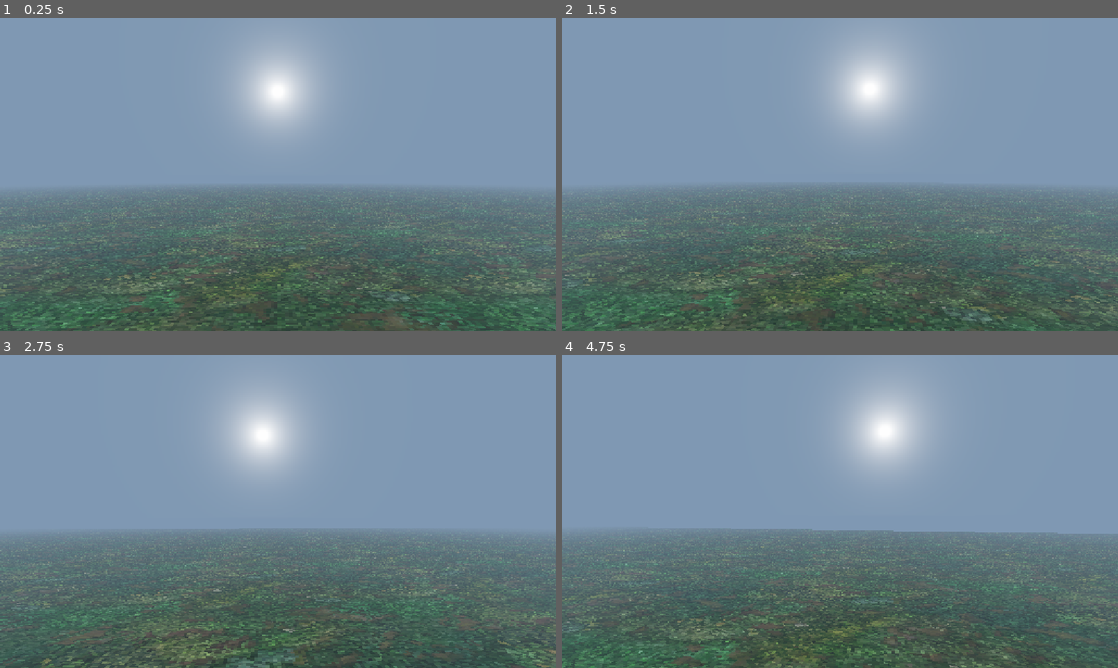
Above: before the commit, frames 1-4 (two rows, left to right).
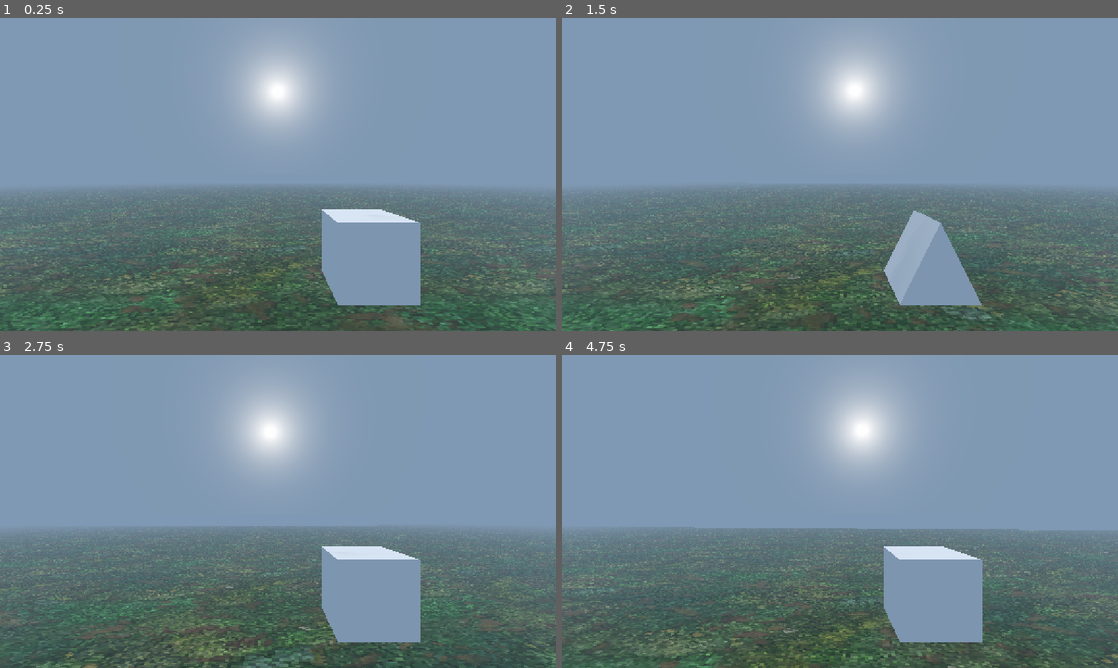
Above: after the commit, the same moments.

Repository: DougHigashi/godot-fps
Game: Godot game, scene res://Scenes/World.tscn
Same seed, same stepped clock (60 frames per second), same inputs: the game is played once before the commit and once after it.
Inputs (mouse positions are in pixels of both pictures, inside the frame that each line leads up to):
- Up to frame 1 (0.25 s): no input
- Up to frame 2 (1.5 s): tap Enter at 0.5 s; move the mouse to (867, 174) at 0.52 s; hold W (move_forwards) from 0.53 s (still down); tap 1 at 0.6 s; tap 2 at 0.8, 1.35 s; move the mouse to (812, 174) at 1.27 s
- Up to frame 3 (2.75 s): keep holding W (move_forwards); tap 3 at 1.55, 2.1 s; move the mouse to (289, 505) at 2.02 s; tap 1 at 2.3 s
- Up to frame 4 (4.75 s): keep holding W (move_forwards); move the mouse to (834, 517) at 2.77 s; tap Shift (sprint) at 2.85 s; tap 2 at 3.05, 4.35 s; move the mouse to (878, 514) at 3.52 s; tap 1 at 3.6, 4.55 s; tap 3 at 3.8 s; move the mouse to (795, 508) at 4.27 s

The runs differ from the first frame. In frame 1, 5.1% of the frame differs, in the area x 57-76%, y 61-92%; in frame 2, 12%; in frame 3, 12%; in frame 4, 15%, in the area x 0-100%, y 14-100%.

Commit message:
Adding weapons manager

Diff:
--- a/Scenes/World.tscn
+++ b/Scenes/World.tscn
@@ -8,7 +8,7 @@
 [sub_resource type="NavigationMesh" id=3]
 vertices = PoolVector3Array( -37.0256, 1.4, -48.7927, -48.7256, 1.4, -48.7927, -48.7256, 1.4, -36.7927, -37.0256, 1.4,  …(3484 unchanged characters)…
 polygons = [ PoolIntArray( 2, 1, 0 ), PoolIntArray( 5, 4, 3 ), PoolIntArray( 7, 6, 8 ), PoolIntArray( 8, 6, 9 ), PoolIn …(1968 unchanged characters)…
-agent/radius = 0.91
+agent_radius = 0.91
 
 [sub_resource type="ProceduralSky" id=4]
 sky_top_color = Color( 0.501961, 0.6, 0.701961, 1 )
@@ -59,7 +59,6 @@
 transform = Transform( 1, 0, 0, 0, 1, 0, 0, 0, 1, 0.0744305, 1.90735e-06, 0.00730515 )
 mesh = SubResource( 2 )
 skeleton = NodePath("../..")
-material/0 = null
 
 [node name="StaticBody" type="StaticBody" parent="Enviroment/Ground"]
 
--- a/project.godot
+++ b/project.godot
@@ -89,6 +89,7 @@
 
 3d_physics/layer_1="Enviroment"
 3d_physics/layer_2="Characters"
+3d_physics/layer_3="hitboxes"
 
 [physics]
 
--- a/src/characters/player/Player.gd
+++ b/src/characters/player/Player.gd
@@ -1,9 +1,17 @@
 extends KinematicBody
+
+var hotkeys = {
+	KEY_1: 0,
+	KEY_2: 1,
+	KEY_3: 2,
+}
 
 export var mouse_sens = 0.15
 
 onready var camera = $Camera
 onready var character_mover = $CharacterMover
+
+onready var  weapon_manager = $Camera/WeaponManager
 
 func _ready():
 	Input.set_mouse_mode(Input.MOUSE_MODE_CAPTURED)
@@ -32,3 +40,11 @@
 		rotation_degrees.y -= mouse_sens * event.relative.x
 		camera.rotation_degrees.x -= mouse_sens * event.relative.y
 		camera.rotation_degrees.x = clamp(camera.rotation_degrees.x, -90, 90)
+	if event is InputEventKey and event.pressed:
+		if event.scancode in hotkeys:
+			weapon_manager.switch_to_weapon_slot(hotkeys[event.scancode])
+	if event is InputEventMouseButton and event.pressed:
+		if event.button_index == BUTTON_WHEEL_DOWN:
+			weapon_manager.switch_to_next_weapon()
+		if event.button_index == BUTTON_WHEEL_UP:
+			weapon_manager.switch_to_last_weapon()
--- a/src/characters/player/Player.tscn
+++ b/src/characters/player/Player.tscn
@@ -1,15 +1,21 @@
-[gd_scene load_steps=4 format=2]
+[gd_scene load_steps=8 format=2]
 
 [ext_resource path="res://src/characters/player/Player.gd" type="Script" id=1]
 [ext_resource path="res://src/characters/CharacterMover.gd" type="Script" id=2]
+[ext_resource path="res://src/characters/player/WeaponManager.gd" type="Script" id=3]
 
 [sub_resource type="CapsuleShape" id=1]
 radius = 0.5
 
+[sub_resource type="CubeMesh" id=2]
+
+[sub_resource type="PrismMesh" id=3]
+
+[sub_resource type="SphereMesh" id=4]
+
 [node name="Player" type="KinematicBody"]
 collision_layer = 3
 script = ExtResource( 1 )
-mouse_sens = 0.3
 
 [node name="CollisionShape" type="CollisionShape" parent="."]
 transform = Transform( 1, 0, 0, 0, -4.37114e-08, -1, 0, 1, -4.37114e-08, 0, 1, 0 )
@@ -19,5 +25,23 @@
 transform = Transform( 1, 0, 0, 0, 1, 0, 0, 0, 1, 0, 1.75, 0 )
 current = true
 
+[node name="WeaponManager" type="Spatial" parent="Camera"]
+transform = Transform( 1, 0, 0, 0, 1, 0, 0, 0, 1, 0, -1.75, 0 )
+script = ExtResource( 3 )
+
+[node name="Weapons" type="Spatial" parent="Camera/WeaponManager"]
+
+[node name="Knife" type="MeshInstance" parent="Camera/WeaponManager/Weapons"]
+transform = Transform( 0.228324, 0, 0, 0, 0.228324, 0, 0, 0, 0.228324, 0.558065, 1.25583, -1.467 )
+mesh = SubResource( 2 )
+
+[node name="Pistol" type="MeshInstance" parent="Camera/WeaponManager/Weapons"]
+transform = Transform( 0.228324, 0, 0, 0, 0.228324, 0, 0, 0, 0.228324, 0.558065, 1.25583, -1.467 )
+mesh = SubResource( 3 )
+
+[node name="Shotgun" type="MeshInstance" parent="Camera/WeaponManager/Weapons"]
+transform = Transform( 0.228324, 0, 0, 0, 0.228324, 0, 0, 0, 0.228324, 0.558065, 1.25583, -1.467 )
+mesh = SubResource( 4 )
+
 [node name="CharacterMover" type="Spatial" parent="."]
 script = ExtResource( 2 )
--- /dev/null
+++ b/src/characters/player/WeaponManager.gd
@@ -0,0 +1,49 @@
+extends Spatial
+
+
+enum WEAPON_SLOTS {KNIFE, PISTOL, SHOTGUN}
+var slots_unlocked = {
+	WEAPON_SLOTS.KNIFE: true,
+	WEAPON_SLOTS.PISTOL: true,
+	WEAPON_SLOTS.SHOTGUN: true
+}
+
+onready var weapons = $Weapons.get_children()
+var cur_slot = 0
+var cur_weapon = null
+
+func _ready():
+	pass
+
+func switch_to_next_weapon():
+	cur_slot = (cur_slot + 1) % slots_unlocked.size()
+	if !slots_unlocked[cur_slot]:
+		switch_to_next_weapon()
+	else:
+		switch_to_weapon_slot(cur_slot)
+
+func switch_to_last_weapon():
+	cur_slot = posmod((cur_slot - 1), slots_unlocked.size())
+	if !slots_unlocked[cur_slot]:
+		switch_to_last_weapon()
+	else:
+		switch_to_weapon_slot(cur_slot)
+
+func switch_to_weapon_slot(slot_ind: int):
+	if slot_ind < 0 or slot_ind >= slots_unlocked.size():
+		return
+	if !slots_unlocked[cur_slot]:
+		return
+	disable_all_weapons()
+	cur_weapon = weapons[slot_ind]
+	if cur_weapon.has_method("set_active"):
+		cur_weapon.set_active()
+	else:
+		cur_weapon.show()
+
+func disable_all_weapons():
+	for weapon in weapons:
+		if weapon.has_method("set_inactive"):
+			weapon.set_inactive()
+		else:
+			weapon.hide()
